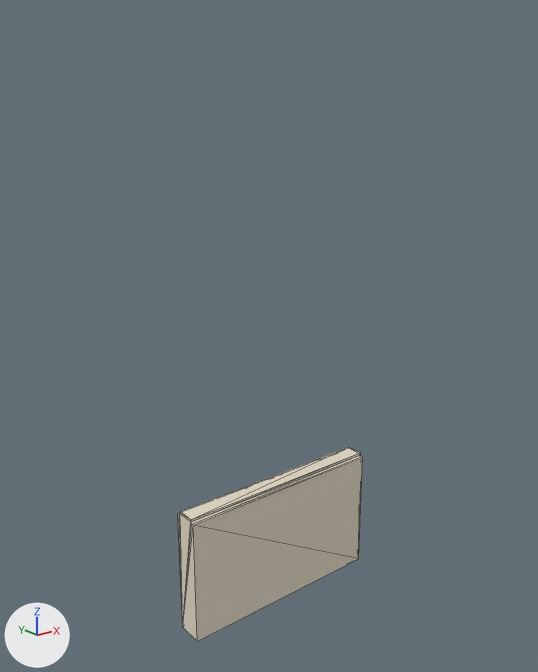
The Blender file assets/house/wall.blend as it was, and as the next commit left it.
Camera for both pictures: a 50 mm camera at (-1.96, -2.39, 2.26) aimed at (-0.02, 0.03, 1.29). Arrows for +X, +Y and +Z are at lower left; the lights stay in place. The first picture is the older version. Mesh edges are drawn as thin lines.

Names of what the first picture shows: 'WallPanel.004'.
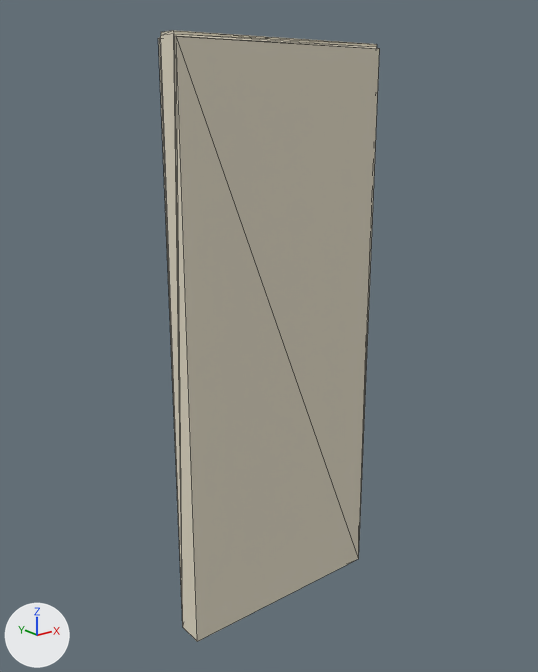
What differs and where, as boxes [x1, y1, x2, y2] in the pictures (538 x 672 px; the box of a moved part takes in the faces that stretch with it):
'WallPanel.004', reshaped (20% wider, 213% taller)
    before: [178, 447, 363, 642]
    after: [158, 30, 380, 642]
part 1 of me_wall_004, moved or reshaped (not visible afterwards)
    before: [192, 457, 363, 525]
part 2 of me_wall_004, moved or reshaped
    before: [191, 453, 360, 522]
    after: [173, 30, 377, 47]
part 3 of me_wall_004, moved or reshaped (not visible afterwards)
    before: [180, 447, 359, 520]
part 4 of me_wall_004, moved or reshaped
    before: [191, 455, 361, 524]
    after: [174, 34, 377, 48]
part 5 of me_wall_004, moved or reshaped
    before: [178, 458, 363, 629]
    after: [158, 30, 380, 629]

The change, as a list of edits to the scene's bpy script:
```text
Change me_wall_004:
    used by ob_wallpanel_004; location = (0.0, 0.0, 0.0)
    remove me_wall_004.from_pydata(...)  # 60 vertices, 36 faces; spans x -0.5..0.5, y -0.06..0.06, z 0.0..0.6
    add me_wall_004.from_pydata(...)  # 60 vertices, 36 faces; spans x -0.5..0.5, y -0.06..0.06, z 0.0..2.5
    me_wall_004 part 1: the loose piece of 4 vertices spanning x -0.5..0.5, y -0.06..-0.049, z 0.582 is moved by (0.0, 0.0, 1.9)
    me_wall_004 part 2: the loose piece of 4 vertices spanning x -0.5..0.5, y -0.042, z 0.589..0.6 is moved by (0.0, 0.0, 1.9)
    me_wall_004 part 3: the loose piece of 4 vertices spanning x -0.5..0.5, y -0.042..0.042, z 0.6 is moved by (0.0, 0.0, 1.9)
    me_wall_004 part 4: the loose piece of 4 vertices spanning x -0.5..0.5, y -0.049..-0.042, z 0.582..0.589 is moved by (0.0, 0.0, 1.9)
    me_wall_004 part 5: 20 of the vertices in x -0.5..0.5, y -0.06..0.06, z 0.582..0.6 are moved by (0.0, 0.0, 1.9)
    other edits to the shape of me_wall_004 do not show in these pictures
```
